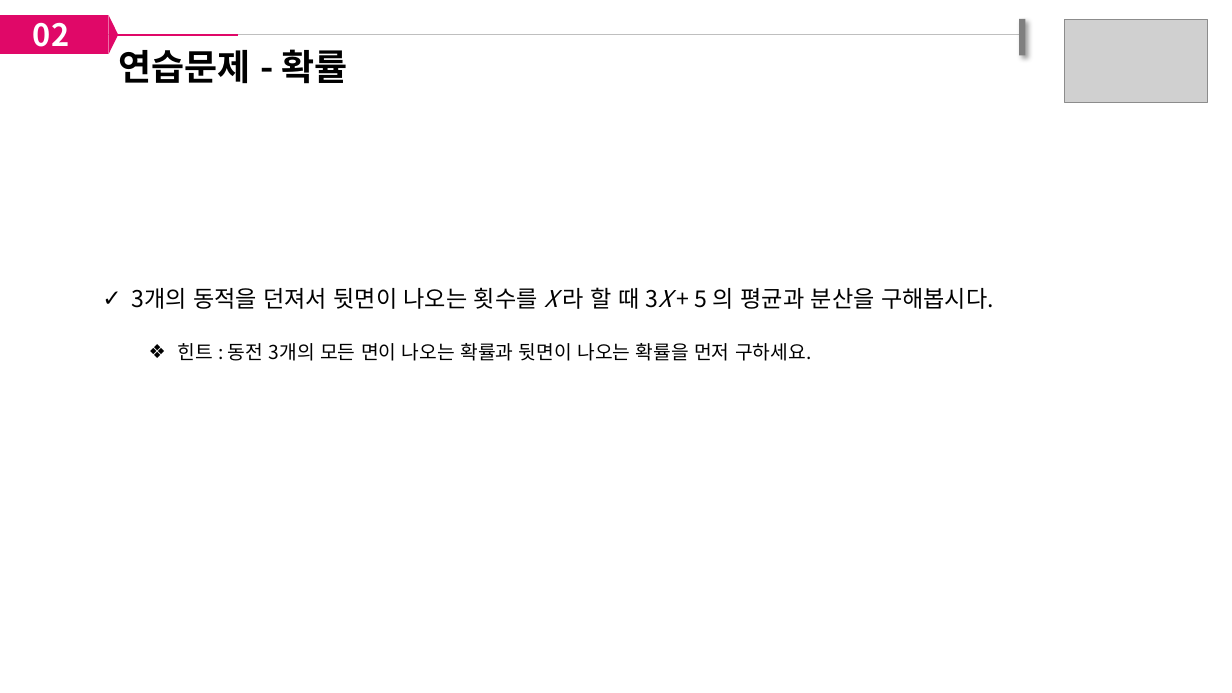
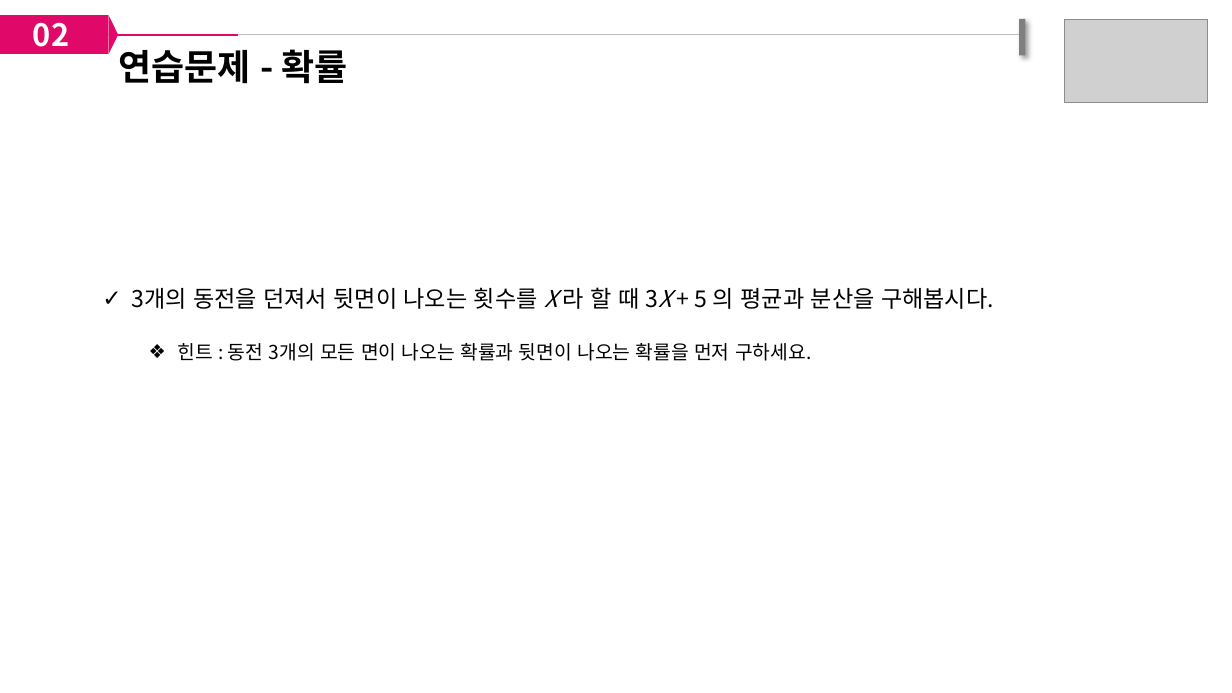
Before and after one commit to paullabkorea/tutorialproject, a slide deck: slide 16 of Data analysis/07. 7일차/수학이론 - 001. 통계와 확률.pptx. Drawn at 1232x693 pixels with LibreOffice and Linux fonts; fonts in the diff are those of the drawing; grey boxes stand for pictures. Boxes give left, top, right and bottom in pixels: in the first picture for what was removed or moved away, otherwise in the second. Text is boxed around its words. In the diff, an @@ line names an element or a change of style, - is before the commit and + after.

```diff
--- a/Data analysis/07. 7일차/수학이론 - 001. 통계와 확률.pptx
+++ b/Data analysis/07. 7일차/수학이론 - 001. 통계와 확률.pptx
@@ text at [131, 287, 994, 309]: text changed @@
-✓ 3개의 동적을 던져서 뒷면이 나오는 횟수를 X 라 할 때 3X + 5 의 평균과 분산을 구해봅시다.
+✓ 3개의 동전을 던져서 뒷면이 나오는 횟수를 X 라 할 때 3X + 5 의 평균과 분산을 구해봅시다.
```
Also in this commit, not shown: 3 other slides changed, 3 other files.
